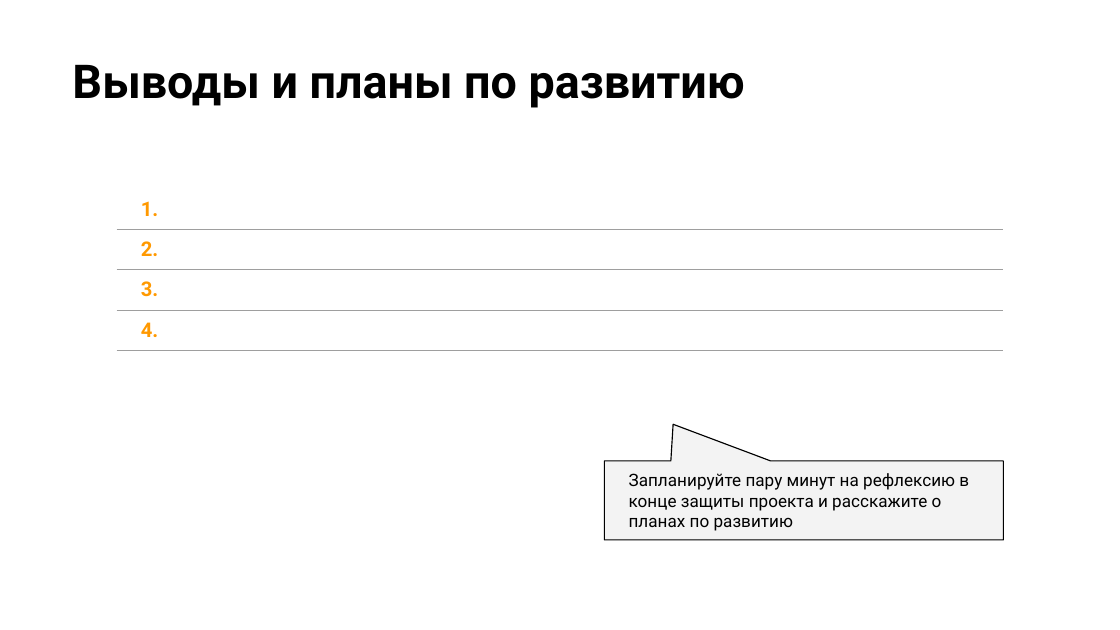
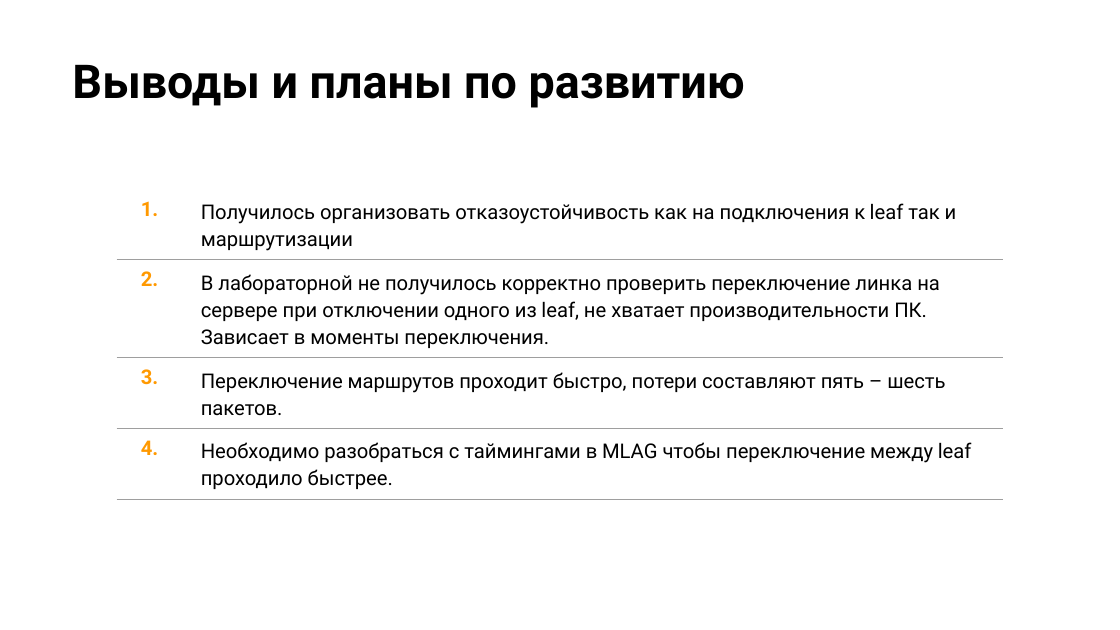
Before and after one commit to AKATMN/NetworkEngin, a slide deck: slide 12 of Project/Presentation/Presentation.pptx (slide 10 before the commit). Drawn at 1120x630 pixels with LibreOffice and Linux fonts; fonts in the diff are those of the drawing; background and template pictures are left out. Boxes give left, top, right and bottom in pixels: in the first picture for what was removed or moved away, otherwise in the second. Text is boxed around its words. In the diff, an @@ line names an element or a change of style, - is before the commit and + after.

```diff
--- a/Project/Presentation/Presentation.pptx
+++ b/Project/Presentation/Presentation.pptx
@@ table at [116,189,1004,500] @@
-row 1, column 2: 
+row 1, column 2: Получилось организовать отказоустойчивость как на подключения к leaf так и маршрутизации
-row 2, column 2: 
+row 2, column 2: В лабораторной не получилось корректно проверить переключение линка на сервере при отключении одного из leaf, не хватает производительности ПК. Зависает в моменты переключения.
-row 3, column 2: 
+row 3, column 2: Переключение маршрутов проходит быстро, потери составляют пять – шесть пакетов.
-row 4, column 2: 
+row 4, column 2: Необходимо разобраться с таймингами в MLAG чтобы переключение между leaf проходило быстрее.
@@ speech box removed at [605,461,1004,541] @@
-Запланируйте пару минут на рефлексию в конце защиты проекта и расскажите о планах по развитию
```
Also in this commit, not shown: 1 other slide changed, 2 slides added, 1 other file.
